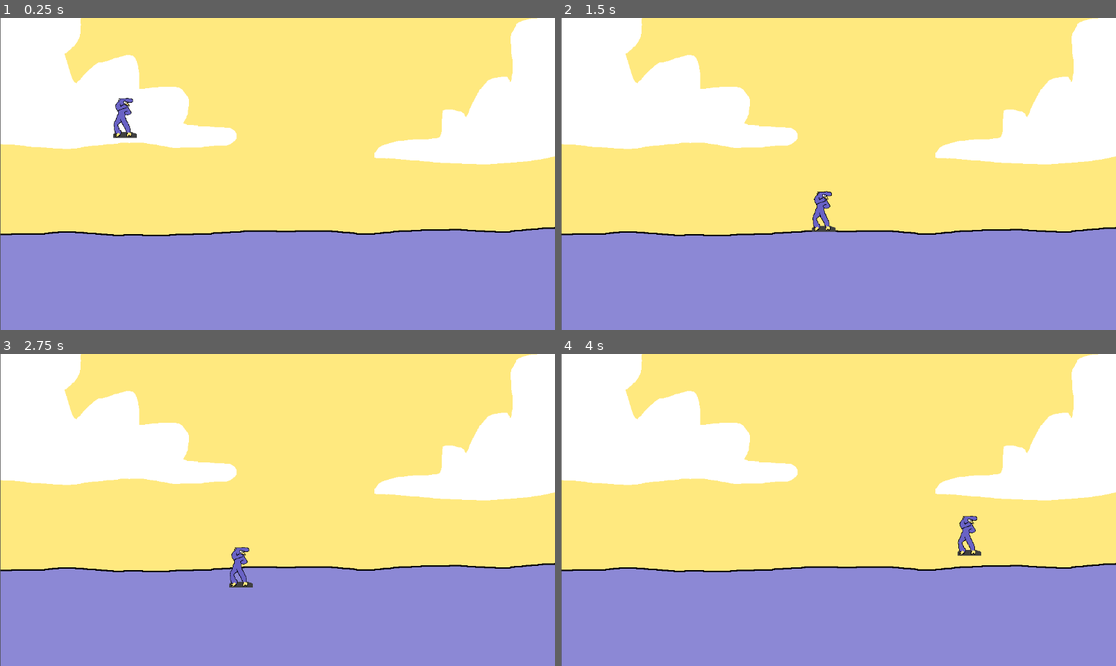
Above: before the commit, frames 1-4 (two rows, left to right).
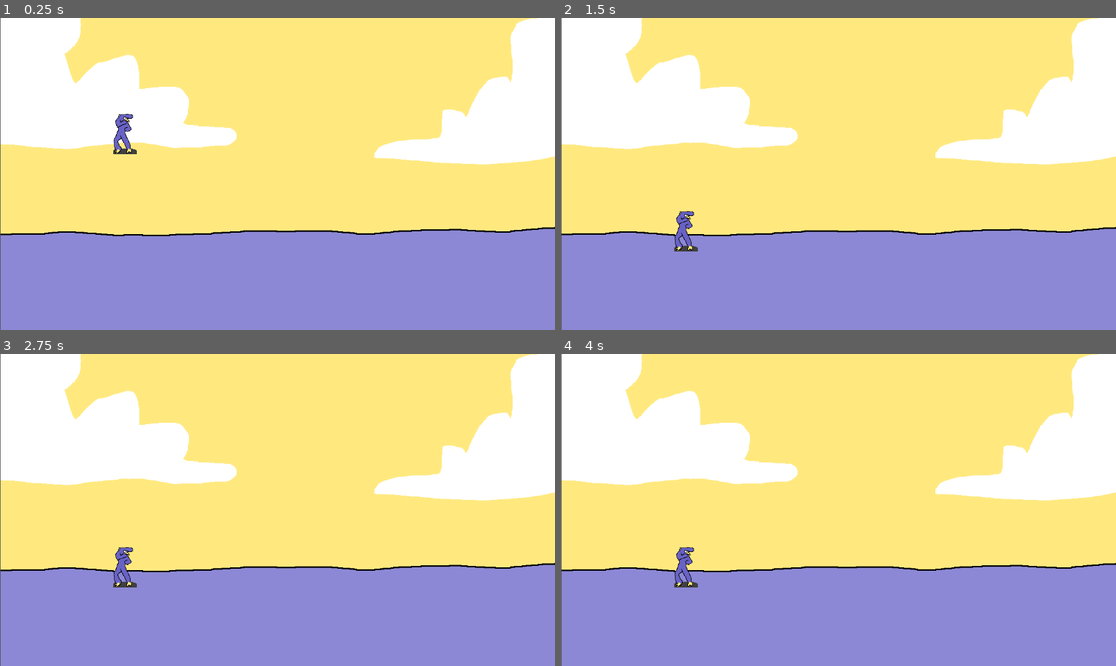
Above: after the commit, the same moments.

Repository: NeyOkaou/MF
Game: Godot game, scene res://Scenes/game.tscn
Same seed, same stepped clock (60 frames per second), same inputs: the game is played once before the commit and once after it.
Inputs:
- Up to frame 1 (0.25 s): no input
- Up to frame 2 (1.5 s): tap Enter (ui_accept) at 0.5, 0.6, 0.77, 1.07, 1.35 s; hold Right (ui_right) from 0.53 s (still down)
- Up to frame 3 (2.75 s): tap Enter (ui_accept) at 1.52, 1.82, 2.1 s; release Right (ui_right) at 2.03 s; hold Left (ui_left) from 2.03 s (still down)
- Up to frame 4 (4 s): release Left (ui_left) at 2.78 s; hold Right (ui_right) from 2.78 s (still down); tap Enter (ui_accept) at 2.85, 3.02, 3.32, 3.6, 3.77 s

The runs differ from the first frame. In frame 1, 0.5% of the frame differs, in the area x 20-25%, y 25-44%; in frame 2, 0.7%, in the area x 20-50%, y 55-75%; in frame 3, 0.7%; in frame 4, 0.7%.

Commit message:
Base game 2

Diff:
--- a/Scripts/Fuyukaza/fuyukaza.gd
+++ b/Scripts/Fuyukaza/fuyukaza.gd
@@ -2,27 +2,34 @@
 
 
 const SPEED = 300.0
-const JUMP_VELOCITY = -400.0
+const JUMP_VELOCITY = -700.0
+var double_jump = true
 
 # Get the gravity from the project settings to be synced with RigidBody nodes.
-var gravity = ProjectSettings.get_setting("physics/2d/default_gravity")
+var gravity = ProjectSettings.get_setting("physics/2d/default_gravity") + 1000
 
 
 func _physics_process(delta):
+	velocity.x = 0
 	# Add the gravity.
 	if not is_on_floor():
 		velocity.y += gravity * delta
 
 	# Handle jump.
-	if Input.is_action_just_pressed("ui_accept") and is_on_floor():
+
+	if Input.is_action_just_pressed("UP") and double_jump:
 		velocity.y = JUMP_VELOCITY
+		double_jump = false
+	if is_on_floor():
+		double_jump = true
 
 	# Get the input direction and handle the movement/deceleration.
 	# As good practice, you should replace UI actions with custom gameplay actions.
-	var direction = Input.get_axis("ui_left", "ui_right")
-	if direction:
-		velocity.x = direction * SPEED
-	else:
-		velocity.x = move_toward(velocity.x, 0, SPEED)
-
+	#return -1 and 1 on left or right
+	if Input.is_action_pressed("LEFT"):
+		$Sprite2D.flip_h = true
+		velocity.x = -SPEED
+	if Input.is_action_pressed("RIGHT"):
+		$Sprite2D.flip_h = false
+		velocity.x = SPEED
 	move_and_slide()
--- a/project.godot
+++ b/project.godot
@@ -19,6 +19,29 @@
 
 window/size/mode=3
 
+[input]
+
+UP={
+"deadzone": 0.5,
+"events": [Object(InputEventKey,"resource_local_to_scene":false,"resource_name":"","device":-1,"window_id":0,"alt_pressed":false,"shift_pressed":false,"ctrl_pressed":false,"meta_pressed":false,"pressed":false,"keycode":0,"physical_keycode":87,"key_label":0,"unicode":119,"echo":false,"script":null)
+]
+}
+DOWN={
+"deadzone": 0.5,
+"events": [Object(InputEventKey,"resource_local_to_scene":false,"resource_name":"","device":-1,"window_id":0,"alt_pressed":false,"shift_pressed":false,"ctrl_pressed":false,"meta_pressed":false,"pressed":false,"keycode":0,"physical_keycode":83,"key_label":0,"unicode":115,"echo":false,"script":null)
+]
+}
+LEFT={
+"deadzone": 0.5,
+"events": [Object(InputEventKey,"resource_local_to_scene":false,"resource_name":"","device":-1,"window_id":0,"alt_pressed":false,"shift_pressed":false,"ctrl_pressed":false,"meta_pressed":false,"pressed":false,"keycode":0,"physical_keycode":65,"key_label":0,"unicode":97,"echo":false,"script":null)
+]
+}
+RIGHT={
+"deadzone": 0.5,
+"events": [Object(InputEventKey,"resource_local_to_scene":false,"resource_name":"","device":-1,"window_id":0,"alt_pressed":false,"shift_pressed":false,"ctrl_pressed":false,"meta_pressed":false,"pressed":false,"keycode":0,"physical_keycode":68,"key_label":0,"unicode":100,"echo":false,"script":null)
+]
+}
+
 [rendering]
 
 textures/canvas_textures/default_texture_filter=0
Not shown, added: Scenes/Characters/fuy8934.tmp
Not shown, added: Scenes/Characters/fuyC66E.tmp
Not shown, added: Scenes/Characters/fuyCF7F.tmp
Not shown, added: Scenes/Characters/fuyF628.tmp
Not shown, added: Scenes/Characters/fuyFF41.tmp
